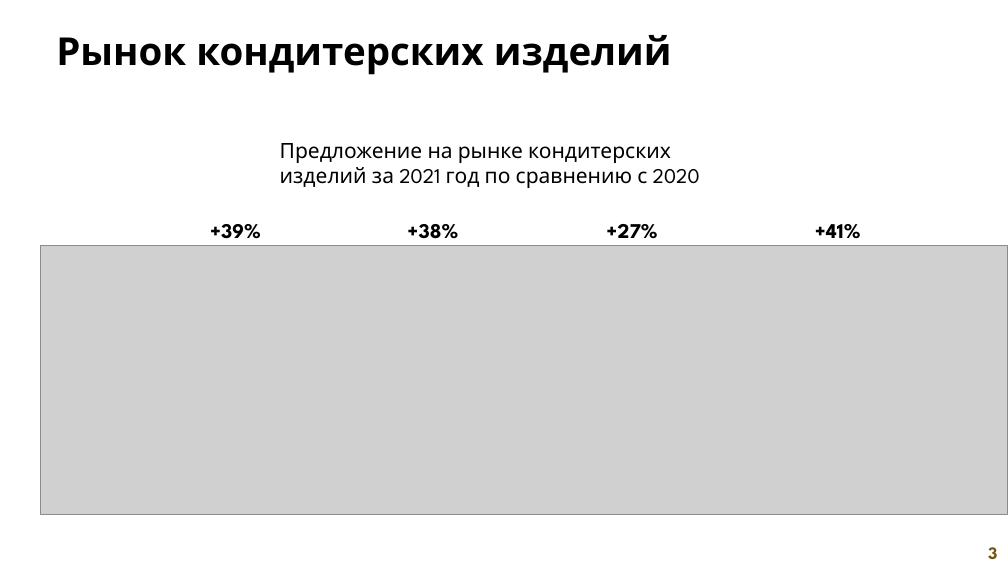
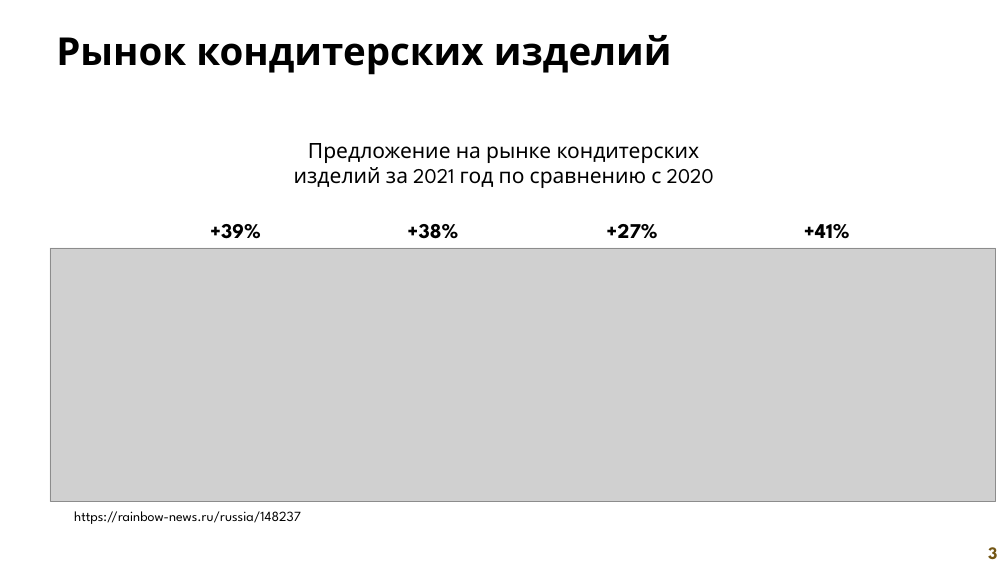
Before and after one commit to SanyaElis/ConfectioneryCostTracker, a slide deck: slide 3 of documentation/Презентация продукта.pptx. Drawn at 1008x567 pixels with LibreOffice and Linux fonts; fonts in the diff are those of the drawing; grey boxes stand for pictures. Boxes give left, top, right and bottom in pixels: in the first picture for what was removed or moved away, otherwise in the second. Text is boxed around its words. In the diff, an @@ line names an element or a change of style, - is before the commit and + after.

```diff
--- a/documentation/Презентация продукта.pptx
+++ b/documentation/Презентация продукта.pptx
@@ text "Предложение на рынке кондитерских изделий ..." at <box>294,143,714,188</box>: alignment left to centre @@
@@ text "+41%": place and size @@
-text "+41%" at <box>815,224,861,239</box>
+text "+41%" at <box>804,224,850,239</box>
@@ picture: place and size @@
-picture at <box>40,246,1007,515</box>
+picture at <box>50,248,995,501</box>
@@ text added at <box>74,511,301,524</box>, 16 pt, text #000000 @@
+https://rainbow-news.ru/russia/148237
```
Also in this commit, not shown: 13 other slides changed, 1 slide removed, 1 other file.
